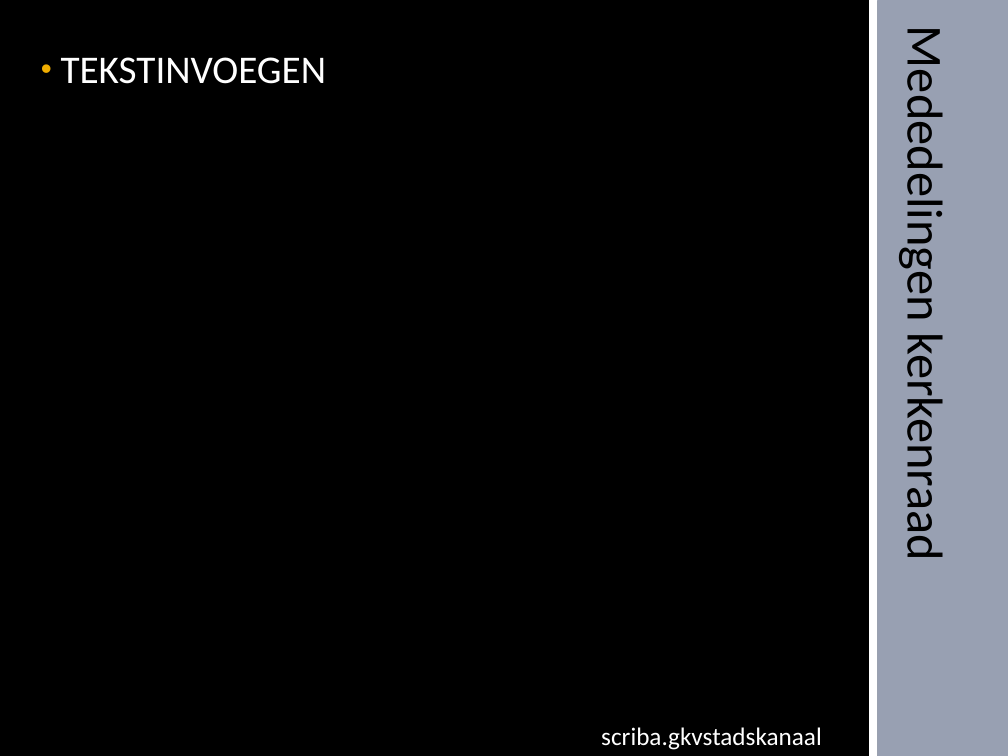
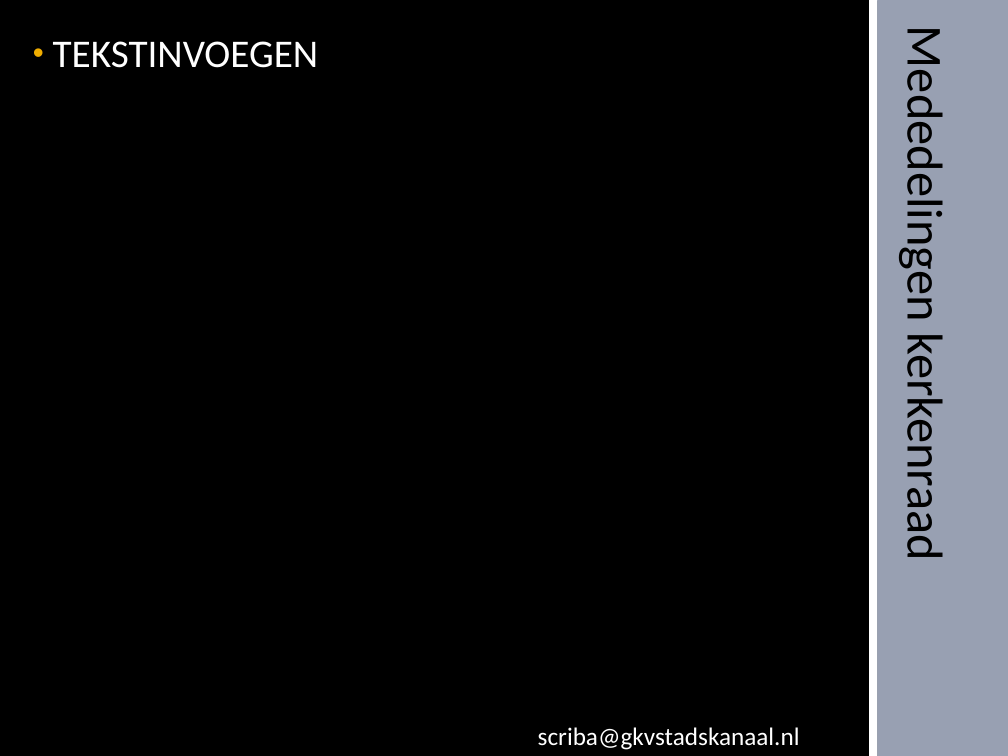
Before and after one commit to mcvanderkooij/PPTBuilder, a slide deck: slide 1 of content/ppts/Mededelingen Kerkenraad.ppt. Drawn at 1008x756 pixels with LibreOffice and Linux fonts; fonts in the diff are those of the drawing; background and template pictures are left out. Boxes give left, top, right and bottom in pixels: in the first picture for what was removed or moved away, otherwise in the second. Text is boxed around its words. In the diff, an @@ line names an element or a change of style, - is before the commit and + after.

Commit message:
Changed mededelingen slide

```diff
--- a/content/ppts/Mededelingen Kerkenraad.ppt
+++ b/content/ppts/Mededelingen Kerkenraad.ppt
@@ text "TEKSTINVOEGEN": place and size @@
-text "TEKSTINVOEGEN" at (61, 57, 327, 84)
+text "TEKSTINVOEGEN" at (53, 41, 319, 68)
@@ text at (538, 727, 800, 750): text changed @@
-scriba.gkvstadskanaal
+scriba@gkvstadskanaal.nl
```
